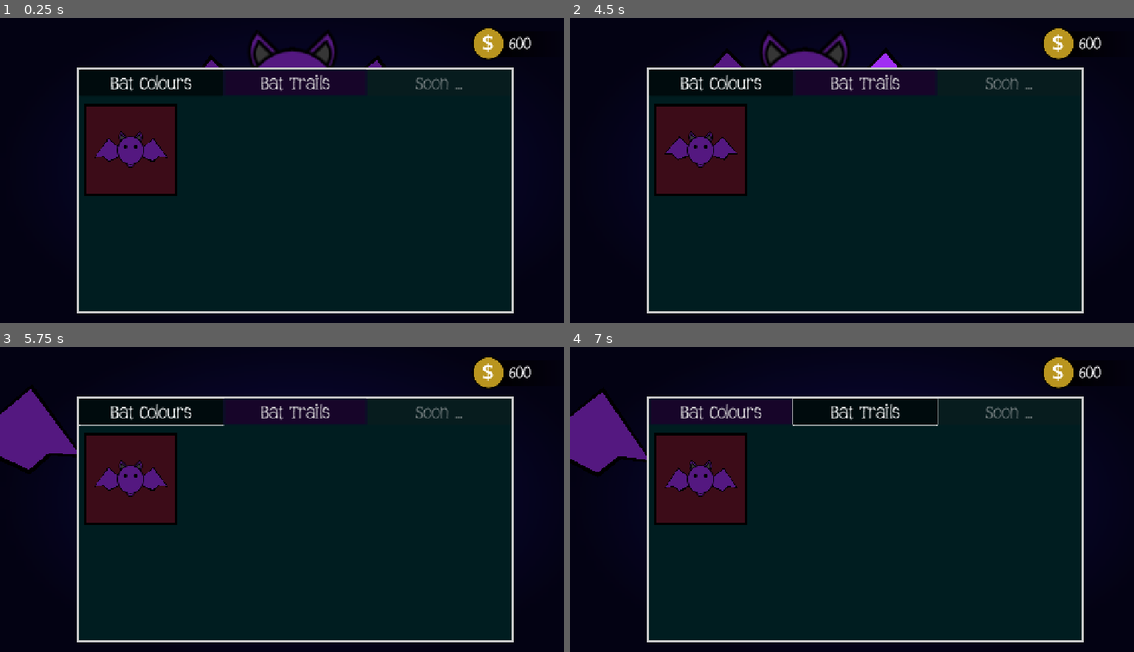
Above: before the commit, frames 1-4 (two rows, left to right).
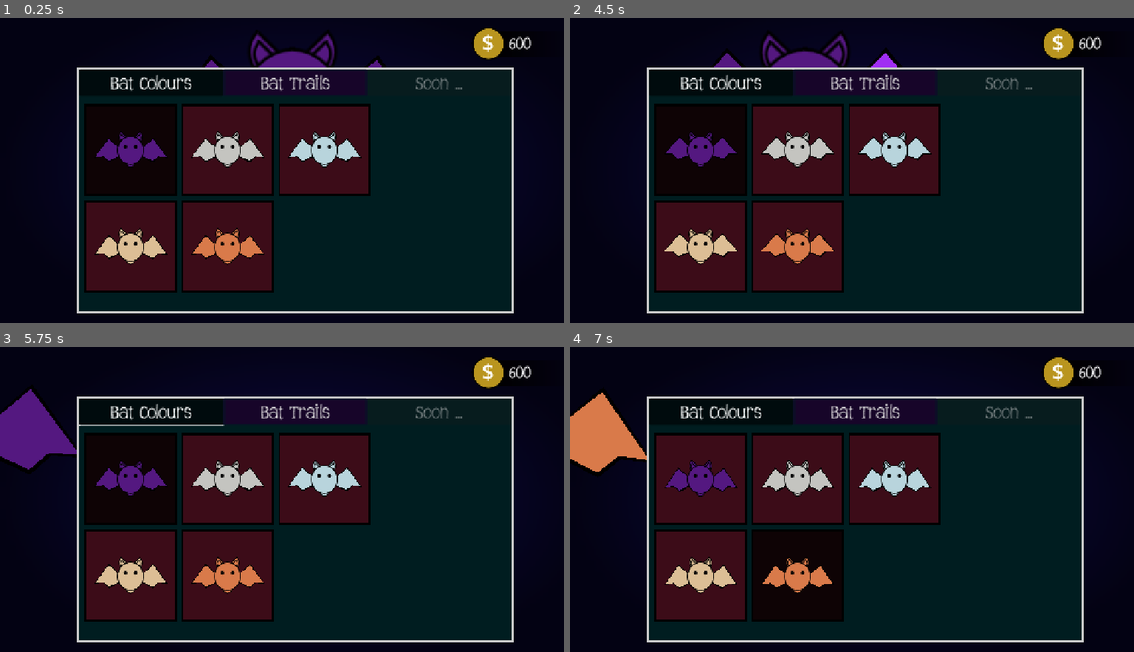
Above: after the commit, the same moments.

Repository: NileKnight1/flappy-bat
Game: Godot game, scene res://scenes/main_menu.tscn
Two runs of this game, one before a commit and one after it. Both use one fixed random seed, a clock stepped at 60 frames per second and the inputs below. This scene is started directly instead of the project's main scene.
Inputs (mouse positions are in pixels of both pictures, inside the frame that each line leads up to):
- Up to frame 1 (0.25 s): no input
- Up to frame 2 (4.5 s): click "Bat Colours" at 0.5 s; click (699, 149) at 1.27 s; click (699, 149) at 2.02 s; click "Bat Trails" at 2.75 s; tap Enter at 3.5 s; move the mouse to (778, 94) at 3.52 s; hold Right from 3.53 s (still down); tap Alt at 3.6 s; click (778, 94) at 3.67 s; tap Space (jump) at 3.77 s; move the mouse to (947, 97) at 4.27 s; tap Shift at 4.35 s; click (947, 97) at 4.42 s
- Up to frame 3 (5.75 s): tap Space (jump) at 4.52 s; move the mouse to (355, 429) at 5.02 s; release Right at 5.03 s; hold Left from 5.03 s (still down); tap Alt at 5.1 s
- Up to frame 4 (7 s): move the mouse to (835, 566) at 5.77 s; release Left at 5.78 s; hold Right from 5.78 s (still down); tap Shift at 5.85 s; click (835, 566) at 5.92 s; tap Space (jump) at 6.02, 6.77 s; move the mouse to (1043, 551) at 6.52 s; tap Alt at 6.6 s

The runs differ from the first frame. In frame 1, 24% of the frame differs, in the area x 14-66%, y 8-91%; in frame 2, 24%; in frame 3, 23%; in frame 4, 26%, in the area x 0-66%, y 15-91%.

Commit message:
now bat colour can be changed easilt in shop

Diff:
--- /dev/null
+++ b/buttons_groups/bat_colours.tres
@@ -0,0 +1,4 @@
+[gd_resource type="ButtonGroup" format=3 uid="uid://b4ncwespl2od2"]
+
+[resource]
+resource_name = "bat_colours"
--- a/scenes/bat.tscn
+++ b/scenes/bat.tscn
@@ -95,7 +95,7 @@
 color = Color(0, 0, 0, 1)
 polygon = PackedVector2Array(28, -9, 47, -28, 79, 8, 61, 8, 50, 19, 28, 11)
 
-[node name="Polygon2D" type="Polygon2D" parent="sprite/wing1" unique_id=2005412095]
+[node name="color" type="Polygon2D" parent="sprite/wing1" unique_id=2005412095]
 color = Color(0.32941177, 0.09411765, 0.5019608, 1)
 polygon = PackedVector2Array(28, -9, 47, -28, 79, 8, 61, 8, 50, 19, 28, 11)
 
@@ -108,7 +108,7 @@
 color = Color(0, 0, 0, 1)
 polygon = PackedVector2Array(28, -9, 47, -28, 79, 8, 61, 8, 50, 19, 28, 11)
 
-[node name="Polygon2D4" type="Polygon2D" parent="sprite/wing2" unique_id=262123046]
+[node name="color" type="Polygon2D" parent="sprite/wing2" unique_id=262123046]
 position = Vector2(1.4051132, -1.9073486e-06)
 rotation = 3.1415927
 scale = Vector2(1, -1)
@@ -166,7 +166,9 @@
 mouse_filter = 2
 theme_override_styles/panel = SubResource("StyleBoxFlat_cnldk")
 
-[node name="Panel2" type="Panel" parent="sprite" unique_id=1498003479]
+[node name="body" type="Node2D" parent="sprite" unique_id=1201890361]
+
+[node name="Panel2" type="Panel" parent="sprite/body" unique_id=1498003479]
 offset_left = -29.0
 offset_top = -31.0
 offset_right = 29.0
--- a/scenes/main_menu.tscn
+++ b/scenes/main_menu.tscn
@@ -4,6 +4,7 @@
 [ext_resource type="PackedScene" uid="uid://4vjxjsmvw54v" path="res://scenes/bat.tscn" id="1_l6cm7"]
 [ext_resource type="FontFile" uid="uid://w7c4ufuutvj8" path="res://assets/Heylowitch-Regular.otf" id="2_ekxnf"]
 [ext_resource type="ButtonGroup" uid="uid://bkmpcn66qi3ea" path="res://buttons_groups/shop_list.tres" id="3_wu84c"]
+[ext_resource type="ButtonGroup" uid="uid://b4ncwespl2od2" path="res://buttons_groups/bat_colours.tres" id="4_8ln24"]
 
 [sub_resource type="StyleBoxFlat" id="StyleBoxFlat_vue75"]
 bg_color = Color(0.050980393, 0.03529412, 0.27058825, 1)
@@ -194,7 +195,7 @@
 color = Color(0, 0, 0, 1)
 polygon = PackedVector2Array(28, -9, 47, -28, 79, 8, 61, 8, 50, 19, 28, 11)
 
-[node name="Polygon2D" type="Polygon2D" parent="CanvasLayer/bat/sprite/wing1" unique_id=2005412095]
+[node name="color" type="Polygon2D" parent="CanvasLayer/bat/sprite/wing1" unique_id=2005412095]
 color = Color(0.32941177, 0.09411765, 0.5019608, 1)
 polygon = PackedVector2Array(28, -9, 47, -28, 79, 8, 61, 8, 50, 19, 28, 11)
 
@@ -207,7 +208,7 @@
 color = Color(0, 0, 0, 1)
 polygon = PackedVector2Array(28, -9, 47, -28, 79, 8, 61, 8, 50, 19, 28, 11)
 
-[node name="Polygon2D4" type="Polygon2D" parent="CanvasLayer/bat/sprite/wing2" unique_id=262123046]
+[node name="color" type="Polygon2D" parent="CanvasLayer/bat/sprite/wing2" unique_id=262123046]
 position = Vector2(1.4051132, -1.9073486e-06)
 rotation = 3.1415927
 scale = Vector2(1, -1)
@@ -477,18 +478,18 @@
 custom_minimum_size = Vector2(500, 500)
 layout_mode = 2
 
-[node name="VFlowContainer" type="VFlowContainer" parent="CanvasLayer/shop/shop/content" unique_id=902645159]
+[node name="bat_colours" type="VFlowContainer" parent="CanvasLayer/shop/shop/content" unique_id=902645159]
 custom_minimum_size = Vector2(0, 420)
 layout_mode = 2
 theme_override_constants/h_separation = 10
 theme_override_constants/v_separation = 10
 accessibility_region = true
 
-[node name="Control" type="Control" parent="CanvasLayer/shop/shop/content/VFlowContainer" unique_id=170949668]
+[node name="Control" type="Control" parent="CanvasLayer/shop/shop/content/bat_colours" unique_id=170949668]
 custom_minimum_size = Vector2(200, 200)
 layout_mode = 2
 
-[node name="Panel" type="Panel" parent="CanvasLayer/shop/shop/content/VFlowContainer/Control" unique_id=1205567464]
+[node name="Panel" type="Panel" parent="CanvasLayer/shop/shop/content/bat_colours/Control" unique_id=1205567464]
 custom_minimum_size = Vector2(200, 200)
 layout_mode = 0
 offset_left = 11.0
@@ -496,7 +497,7 @@
 offset_bottom = 200.0
 theme_override_styles/panel = SubResource("StyleBoxFlat_bekt7")
 
-[node name="Button" type="Button" parent="CanvasLayer/shop/shop/content/VFlowContainer/Control" unique_id=1478244169]
+[node name="button" type="Button" parent="CanvasLayer/shop/shop/content/bat_colours/Control" unique_id=1478244169]
 layout_mode = 0
 offset_left = 16.0
 offset_top = 5.0
@@ -507,8 +508,10 @@
 theme_override_styles/hover = SubResource("StyleBoxFlat_qarp1")
 theme_override_styles/disabled = SubResource("StyleBoxEmpty_hdxto")
 theme_override_styles/focus = SubResource("StyleBoxEmpty_3c02t")
-
-[node name="bat" parent="CanvasLayer/shop/shop/content/VFlowContainer/Control" unique_id=1078022397 instance=ExtResource("1_l6cm7")]
+toggle_mode = true
+button_group = ExtResource("4_8ln24")
+
+[node name="bat" parent="CanvasLayer/shop/shop/content/bat_colours/Control" unique_id=1078022397 instance=ExtResource("1_l6cm7")]
 position = Vector2(111, 101)
 
 [connection signal="timeout" from="CanvasLayer/bat/eyes" to="." method="_on_eyes_timeout"]
--- a/scripts/bat.gd
+++ b/scripts/bat.gd
@@ -5,7 +5,43 @@
 const JUMP_VELOCITY = -300.0
 var game_running = 0
 
+
+var colours = [
+	["541880"],
+	["dcbe95"],
+	["c4c4c0"],
+	["d97a4a"],
+	["b8d4dc"],
+
+]
+
+@export var style_num = global.bat_colour
+
+func set_style(num):
+	style_num = num
+	for i in $sprite.get_children():
+		if i.get_children():
+			if i.name == "eyes": continue
+			for j in i.get_children():
+				if j is Panel:
+					var style = j.get_theme_stylebox("panel").duplicate()
+					style.bg_color = Color(colours[style_num][0])
+					j.add_theme_stylebox_override("panel", style)
+				elif j.name == "color":
+					j.color = colours[style_num][0]
+
+		#else:
+			#if i is Panel:
+				#var style = i.get_theme_stylebox("panel").duplicate()
+				#style.bg_color = Color(colours[style_num][0])
+				#i.add_theme_stylebox_override("panel", style)
+			#elif i.name == "color":
+				#i.color = colours[style_num][0]
+
+
 func _ready() -> void:
+	set_style(style_num)
+
 	#var tween = create_tween()
 	#tween.set_loops()
 	#tween.tween_property($sprite/wing1, "rotation", deg_to_rad(7), 0.2).set_trans(Tween.TRANS_SINE).set_ease(Tween.EASE_IN_OUT)
--- a/scripts/global.gd
+++ b/scripts/global.gd
@@ -3,8 +3,4 @@
 var coins = 0
 var highest_score = 0
 
-func _ready() -> void:
-	pass # Replace with function body.
-
-func _process(delta: float) -> void:
-	pass
+var bat_colour = 0
--- a/scripts/main_menu.gd
+++ b/scripts/main_menu.gd
@@ -6,9 +6,61 @@
 	elif event is InputEventMouseButton and event.pressed and event.button_index == MOUSE_BUTTON_LEFT:
 		return 1
 
+var colours = [
+	["541880"],
+	["dcbe95"],
+	["c4c4c0"],
+	["d97a4a"],
+	["b8d4dc"],
+
+]
+
+@export var style_num = global.bat_colour
+
+func set_style(num):
+	style_num = num
+	for i in $CanvasLayer/bat/sprite.get_children():
+		if i.get_children():
+			for j in i.get_children():
+				if j is Panel:
+					var style = j.get_theme_stylebox("panel").duplicate()
+					style.bg_color = Color(colours[style_num][0])
+					j.add_theme_stylebox_override("panel", style)
+				elif j.name == "color":
+					j.color = colours[style_num][0]
+		else:
+			if i is Panel:
+				var style = i.get_theme_stylebox("panel").duplicate()
+				style.bg_color = Color(colours[style_num][0])
+				i.add_theme_stylebox_override("panel", style)
+			elif i.name == "color":
+				i.color = colours[style_num][0]
+
+
 
 
 func _ready() -> void:
+	set_style(style_num)
+	var buttons = [
+
+	]
+
+	for i in range(4):
+		var temp = $CanvasLayer/shop/shop/content/bat_colours/Control.duplicate()
+		$CanvasLayer/shop/shop/content/bat_colours.add_child(temp)
+
+	for i in $CanvasLayer/shop/shop/content/bat_colours.get_children():
+		buttons.append(i.get_node("button"))
+
+	for i in buttons.size():
+		buttons[i].toggled.connect(_on_bat_colours_toggled.bind(i))
+
+	var temp = 0
+	for i in $CanvasLayer/shop/shop/content/bat_colours.get_children():
+		i.get_child(2).set_style(temp)
+		temp += 1
+	$CanvasLayer/shop/shop/content/bat_colours/Control/button.button_pressed = 1
+
 	#Input.mouse_mode = Input.MOUSE_MODE_CAPTURED
 	#
 	#var tween = create_tween().set_parallel()
@@ -42,6 +94,13 @@
 
 	tween_rotation($CanvasLayer/bat/sprite/ear1, 1.5, 0.5)
 	tween_rotation($CanvasLayer/bat/sprite/ear2, 1.5, 0.5, -1)
+
+
+
+func _on_bat_colours_toggled(toggled_on, index) -> void:
+	global.bat_colour = index
+	set_style(index)
+	print(index)
 
 
 func tween_rotation(node, rot, time, rev = 1):
